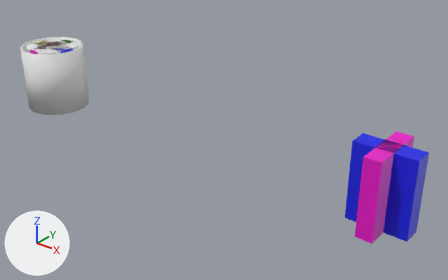
The FBX model OutsideArt/circle size thing.fbx, before and after one commit.
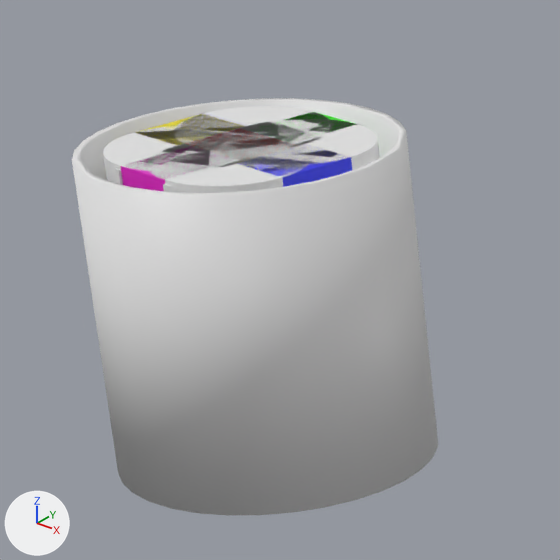
The first picture shows the older version from a 50 mm camera at (65.3, -46.4, 27.9) aimed at (26.7, 1.8, -2.1). The close-ups show both versions on the part from 2% to 25% of the width and 7% to 44% of the height of that picture. The lights are fixed; the arrows at lower left show +X, +Y and +Z. Where no turn or scale is listed for an object, it has been applied to the vertices.
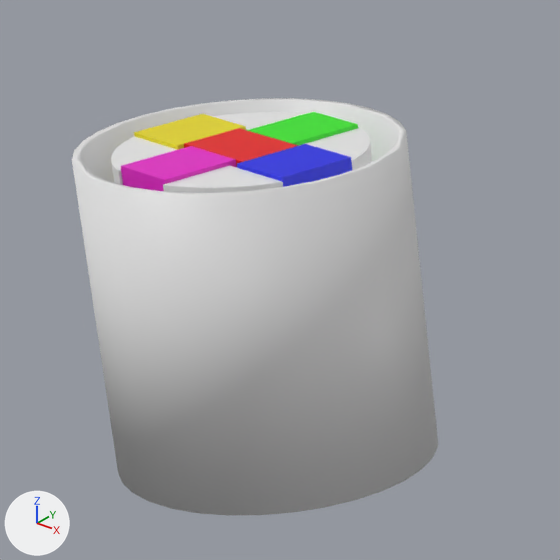
The change, as a list of edits to the scene's bpy script:
```text
Remove ob_cylinder_001:
    ob_cylinder_001 = bpy.data.objects.new('Cylinder.001', me_cylinder_009)
    ob_cylinder_001.location = (-0.85, 1.0, 0.0)
Remove ob_cylinder_003:
    ob_cylinder_003 = bpy.data.objects.new('Cylinder.003', me_cylinder_010)
    ob_cylinder_003.location = (0.85, -1.0, 0.0)
Remove ob_cylinder_002:
    ob_cylinder_002 = bpy.data.objects.new('Cylinder.002', me_cylinder_008)
    ob_cylinder_002.location = (0.85, 1.0, 0.0)
Remove ob_cylinder_004:
    ob_cylinder_004 = bpy.data.objects.new('Cylinder.004', me_cylinder_011)
    ob_cylinder_004.location = (-0.85, -1.0, 0.0)
```

What differs and where, as boxes [x1, y1, x2, y2] in the close-ups (560 x 560 px):
'Cylinder.003', deleted
    before: [147, 138, 310, 193]
'Cylinder.002', deleted
    before: [217, 119, 380, 170]
'Cylinder.004', deleted
    before: [103, 125, 265, 183]
'Cylinder.001', deleted
    before: [174, 106, 332, 152]
'Cylinder.007', unchanged, uncovered by the edit
    before: [115, 168, 174, 192]
    after: [111, 112, 372, 193]
'Cube', unchanged, uncovered by the edit
    before: [184, 128, 295, 160]
    after: [184, 128, 298, 167]
'Cube.001', unchanged, uncovered by the edit
    before: [250, 113, 357, 141]
    after: [247, 112, 358, 145]
